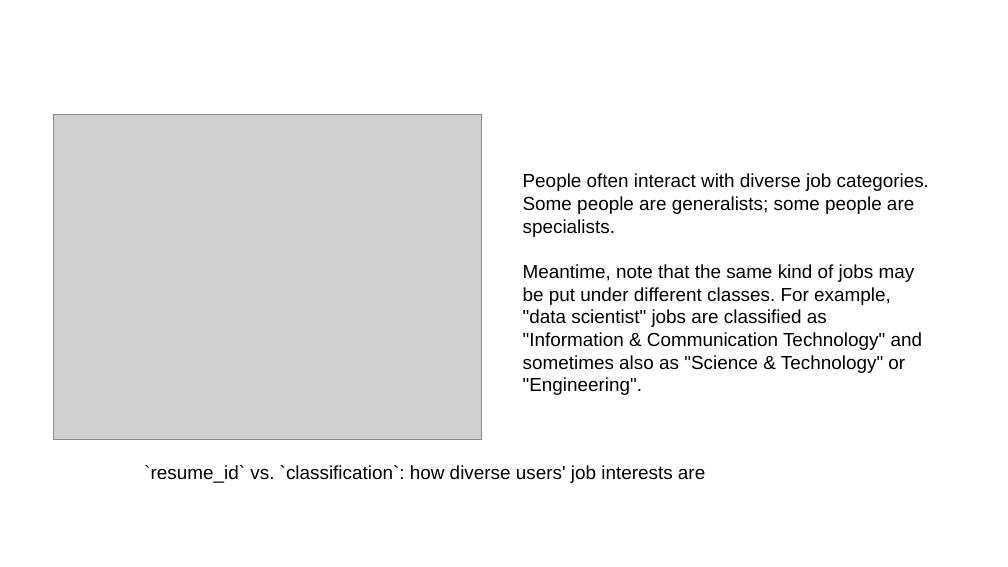
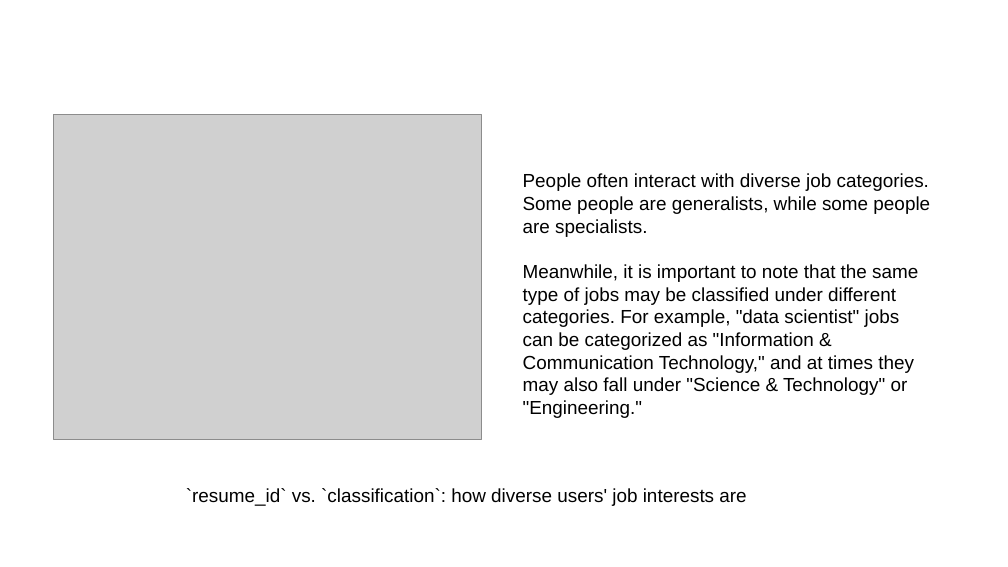
Before and after one commit to CyberPlayerOne/ip-dual-encoder-interest-network, a slide deck: slide 17 of slides/Presentation1.pptx. Drawn at 1008x567 pixels with LibreOffice and Linux fonts; fonts in the diff are those of the drawing; grey boxes stand for pictures. Boxes give left, top, right and bottom in pixels: in the first picture for what was removed or moved away, otherwise in the second. Text is boxed around its words. In the diff, an @@ line names an element or a change of style, - is before the commit and + after.

```diff
--- a/slides/Presentation1.pptx
+++ b/slides/Presentation1.pptx
@@ text at (523, 173, 930, 418): text changed @@
-People often interact with diverse job categories. Some people are generalists; some people are specialists.
-Meantime, note that the same kind of jobs may be put under different classes. For example, "data scientist" jobs are classified as "Information & Communication Technology" and sometimes also as "Science & Technology" or "Engineering".
+People often interact with diverse job categories. Some people are generalists, while some people are specialists.
+Meanwhile, it is important to note that the same type of jobs may be classified under different categories. For example, "data scientist" jobs can be categorized as "Information & Communication Technology," and at times they may also fall under "Science & Technology" or "Engineering."
@@ text "`resume_id` vs. `classification`: how diverse ...": place and size @@
-text "`resume_id` vs. `classification`: how diverse ..." at (144, 465, 705, 483)
+text "`resume_id` vs. `classification`: how diverse ..." at (186, 488, 746, 506)
```
Also in this commit, not shown: 14 other slides changed.
